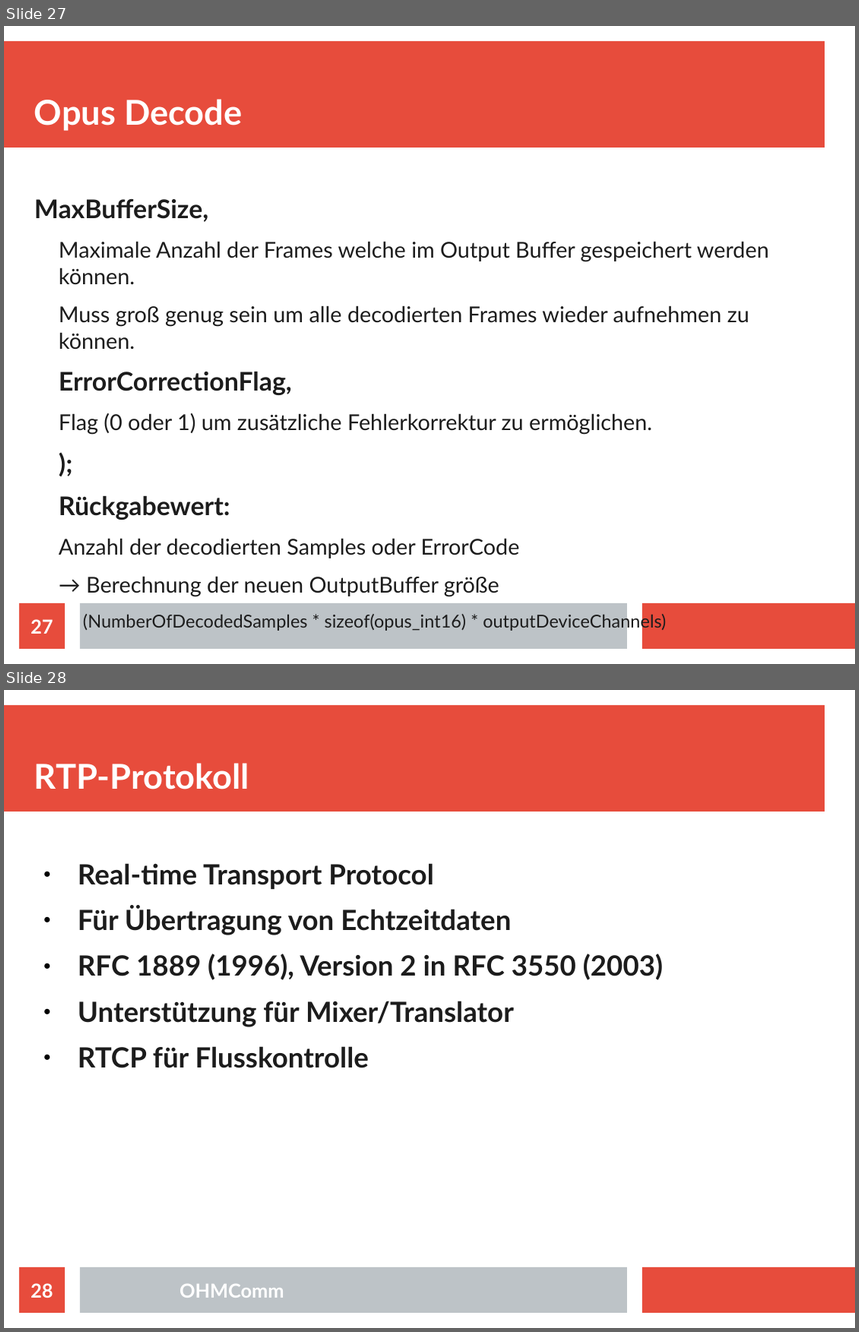
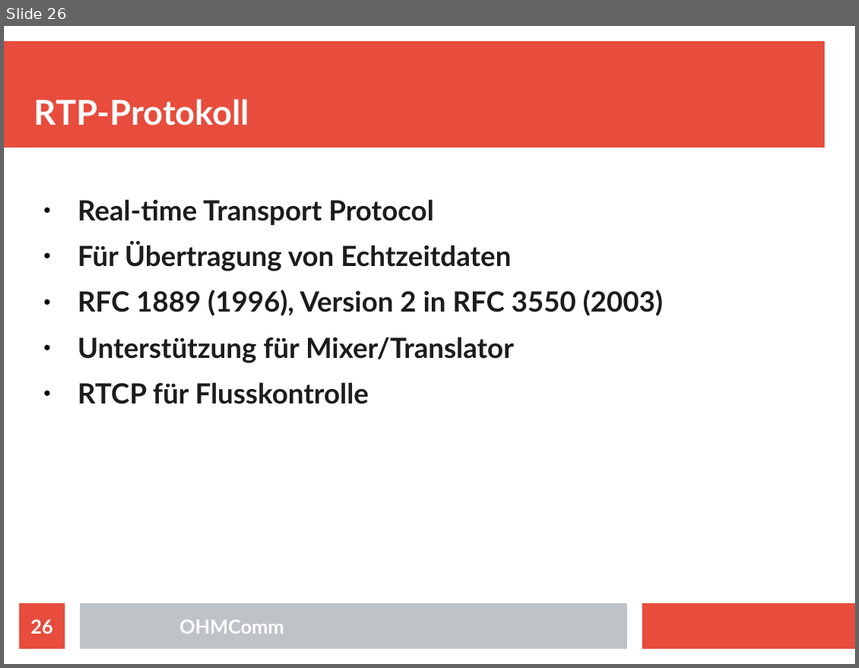
Before and after one commit to doe300/OHMComm, a slide deck: documents/OHMCommPres.odp. Shown one above the other, each under a label of ours: slides 27 and 28 before the commit, slide 26 after it. The pictures are 859x1332 and 859x668 pixels, drawn with LibreOffice and Linux fonts; fonts in the diff are those of the drawing. Boxes give left, top, right and bottom in pixels: in the first picture for what was removed or moved away, otherwise in the second. Text is boxed around its words. In the diff, an @@ line names an element or a change of style, - is before the commit and + after.

Commit message:
Updated Presentation
rtaudio, opus and statistic slides improved

```diff
--- a/documents/OHMCommPres.odp
+++ b/documents/OHMCommPres.odp
@@ slide 27 removed at <box>4,26,855,664</box>, background #FFFFFF; not listed: 3 template elements that a slide beside it also shows @@
@@ title removed at <box>34,99,242,131</box> @@
-Opus Decode
@@ text removed at <box>34,199,769,598</box> @@
-MaxBufferSize,
-  Maximale Anzahl der Frames welche im Output Buffer gespeichert werden können.
-  Muss groß genug sein um alle decodierten Frames wieder aufnehmen zu können.
-ErrorCorrectionFlag,
-  Flag (0 oder 1) um zusätzliche Fehlerkorrektur zu ermöglichen.
-);
-Rückgabewert:
-  Anzahl der decodierten Samples oder ErrorCode
-  → Berechnung der neuen OutputBuffer größe
-    (NumberOfDecodedSamples * sizeof(opus_int16) * outputDeviceChannels)
@@ page number removed at <box>19,604,65,649</box> @@
-27
@@ what was slide 28 is now slide 26 @@
@@ page number at <box>31,620,53,634</box>: text changed @@
-28
+26
```
Also in this commit, not shown: 25 slides changed, 2 slides added, 4 other slides removed.
